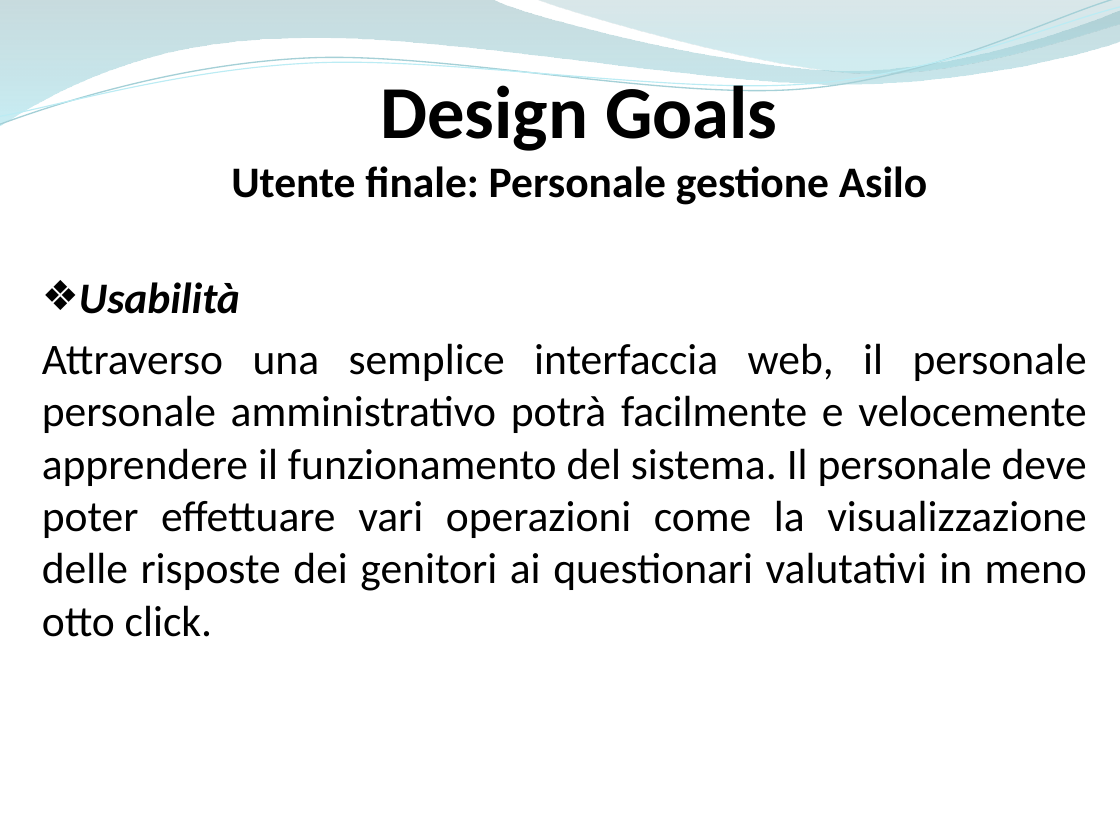
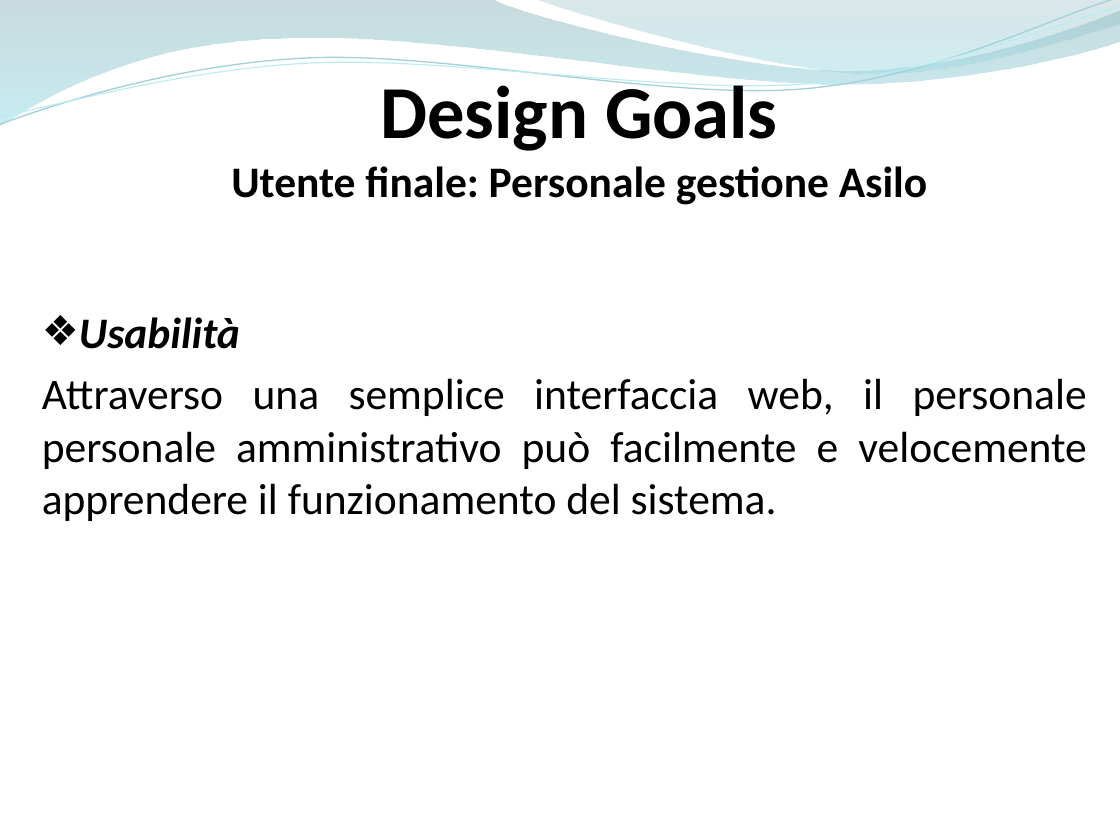
Before and after one commit to ammirate/at-silo, a slide deck: slide 8 of Presentazione/Atsilo1/Micco/Atsilo_A_Micco.pptx. Drawn at 1120x840 pixels with LibreOffice and Linux fonts; fonts in the diff are those of the drawing. Boxes give left, top, right and bottom in pixels: in the first picture for what was removed or moved away, otherwise in the second. Text is boxed around its words. In the diff, an @@ line names an element or a change of style, - is before the commit and + after.

```diff
--- a/Presentazione/Atsilo1/Micco/Atsilo_A_Micco.pptx
+++ b/Presentazione/Atsilo1/Micco/Atsilo_A_Micco.pptx
@@ text "Usabilità": place and size @@
-text "Usabilità" at [42,282,1087,637]
+text "Usabilità" at [42,317,1087,521]
@@ text at [42,378,1087,521]: text changed @@
-Attraverso una semplice interfaccia web, il personale personale amministrativo potrà facilmente e velocemente apprendere il funzionamento del sistema. Il personale deve poter effettuare vari operazioni come la visualizzazione delle risposte dei genitori ai questionari valutativi in meno otto click.
+Attraverso una semplice interfaccia web, il personale personale amministrativo può facilmente e velocemente apprendere il funzionamento del sistema.
```
Also in this commit, not shown: 9 other slides changed.
